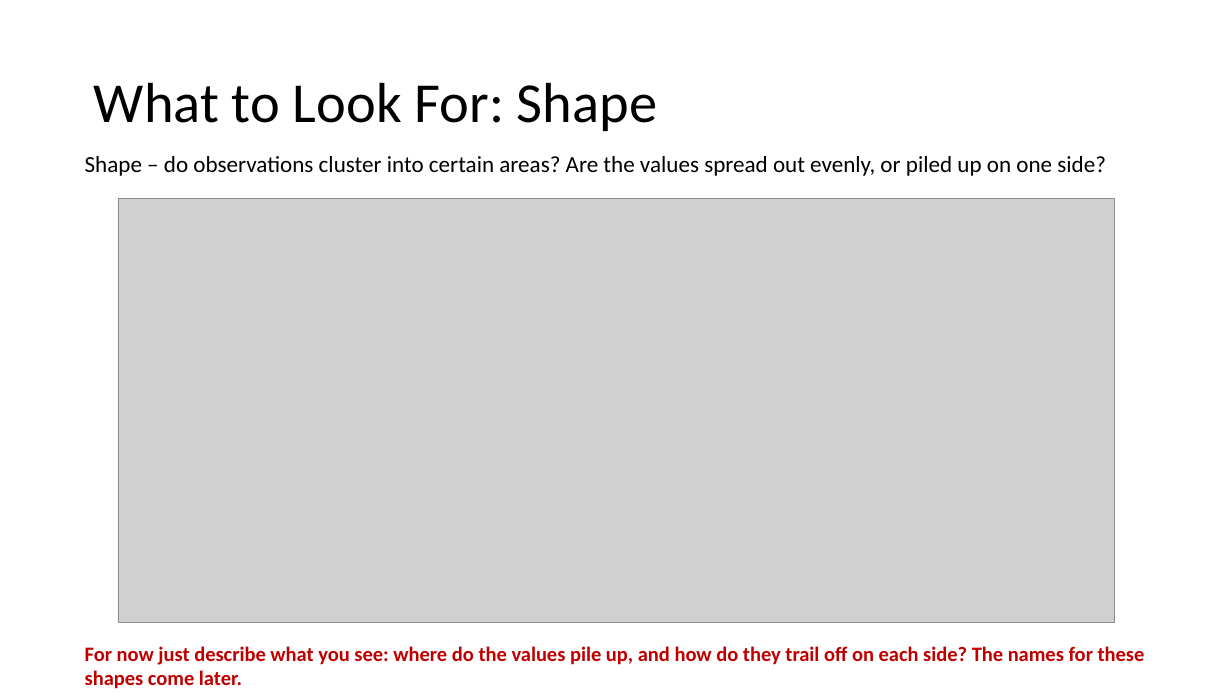
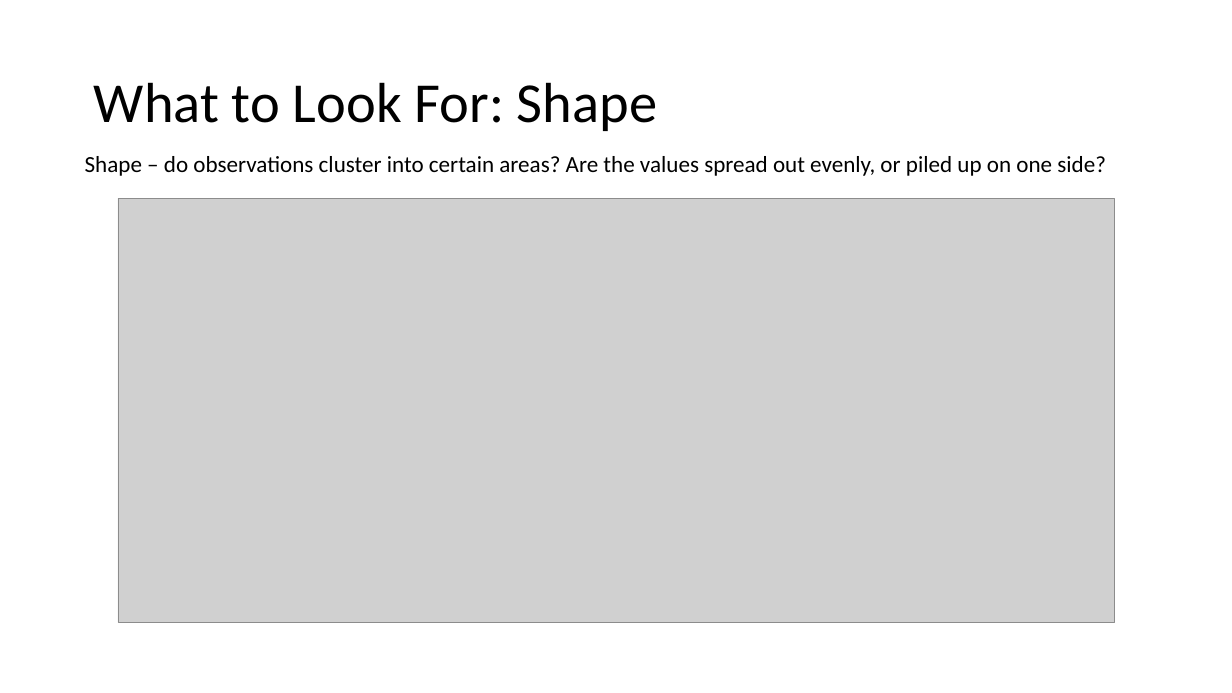
Before and after one commit to Jarred6068/Kvamme_UI_STAT251, a slide deck: slide 7 of docs/lecture_slides/Week 2/Week2_Lecture3_Slides_1_19_2024.pptx. Drawn at 1232x693 pixels with LibreOffice and Linux fonts; fonts in the diff are those of the drawing; grey boxes stand for pictures. Boxes give left, top, right and bottom in pixels: in the first picture for what was removed or moved away, otherwise in the second. Text is boxed around its words. In the diff, an @@ line names an element or a change of style, - is before the commit and + after.

```diff
--- a/docs/lecture_slides/Week 2/Week2_Lecture3_Slides_1_19_2024.pptx
+++ b/docs/lecture_slides/Week 2/Week2_Lecture3_Slides_1_19_2024.pptx
@@ text removed at [85, 646, 1145, 689] @@
-For now just describe what you see: where do the values pile up, and how do they trail off on each side? The names for these shapes come later.
```
Also in this commit, not shown: 5 other slides changed, 13 other files.
